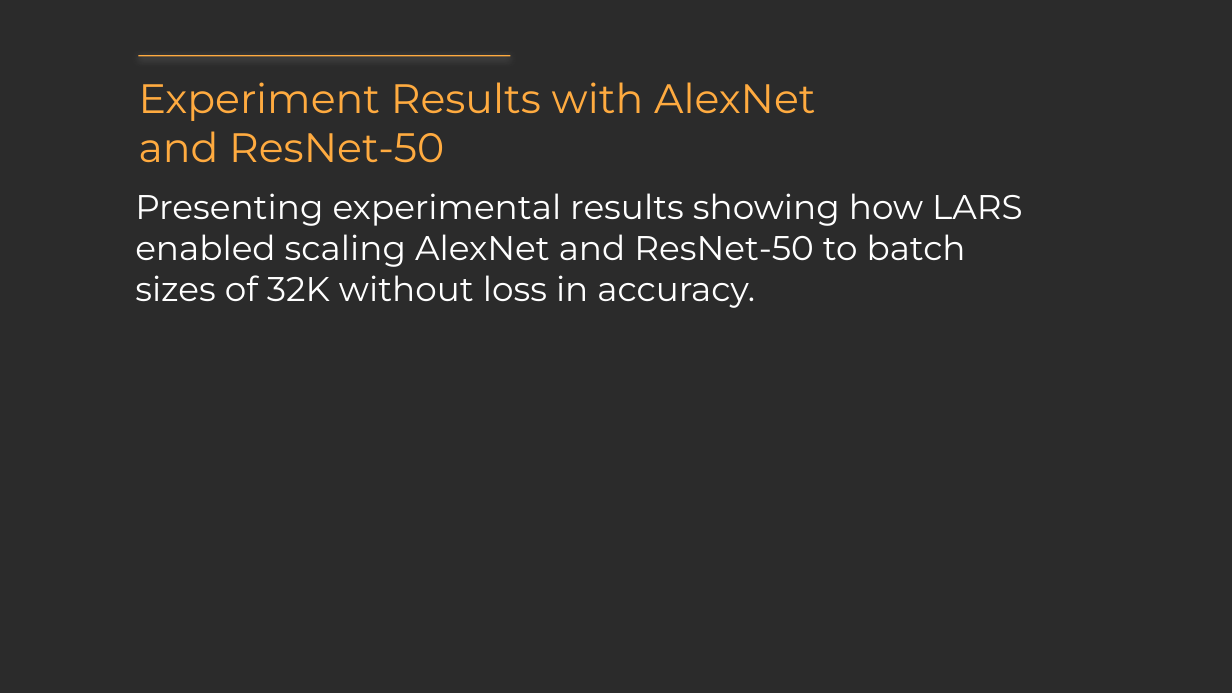
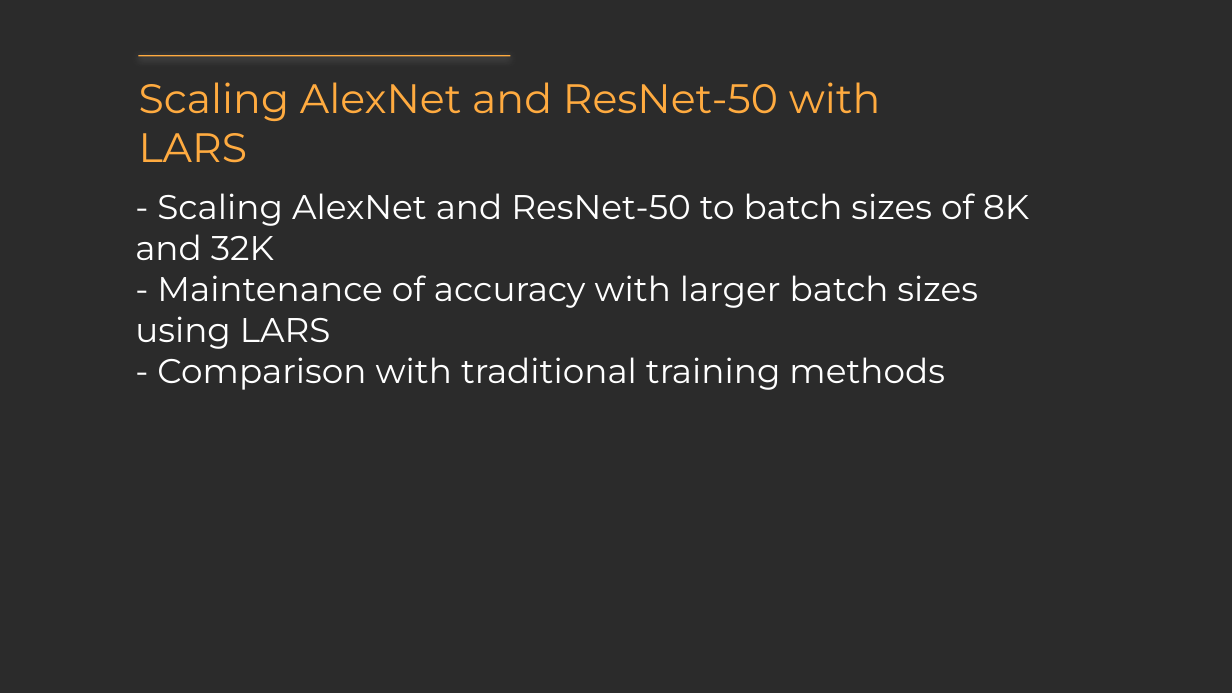
Before and after one commit to StephanieMussi/GRASPER, a slide deck: slide 4 of output/Large batch training of convolutional networks.pptx (slide 7 before the commit). Drawn at 1232x693 pixels with LibreOffice and Linux fonts; fonts in the diff are those of the drawing; background and template pictures are left out; a plain dark background stands for a picture behind light text. Boxes give left, top, right and bottom in pixels: in the first picture for what was removed or moved away, otherwise in the second. Text is boxed around its words. In the diff, an @@ line names an element or a change of style, - is before the commit and + after.

```diff
--- a/output/Large batch training of convolutional networks.pptx
+++ b/output/Large batch training of convolutional networks.pptx
@@ text at (139,82,881,163): text changed @@
-Experiment Results with AlexNet and ResNet-50
+Scaling AlexNet and ResNet-50 with LARS
@@ text at (135,193,1029,390): text changed @@
-Presenting experimental results showing how LARS enabled scaling AlexNet and ResNet-50 to batch sizes of 32K without loss in accuracy.
+- Scaling AlexNet and ResNet-50 to batch sizes of 8K and 32K
+- Maintenance of accuracy with larger batch sizes using LARS
+- Comparison with traditional training methods
```
Also in this commit, not shown: 6 other slides changed, 1 slide removed, 14 other files.
